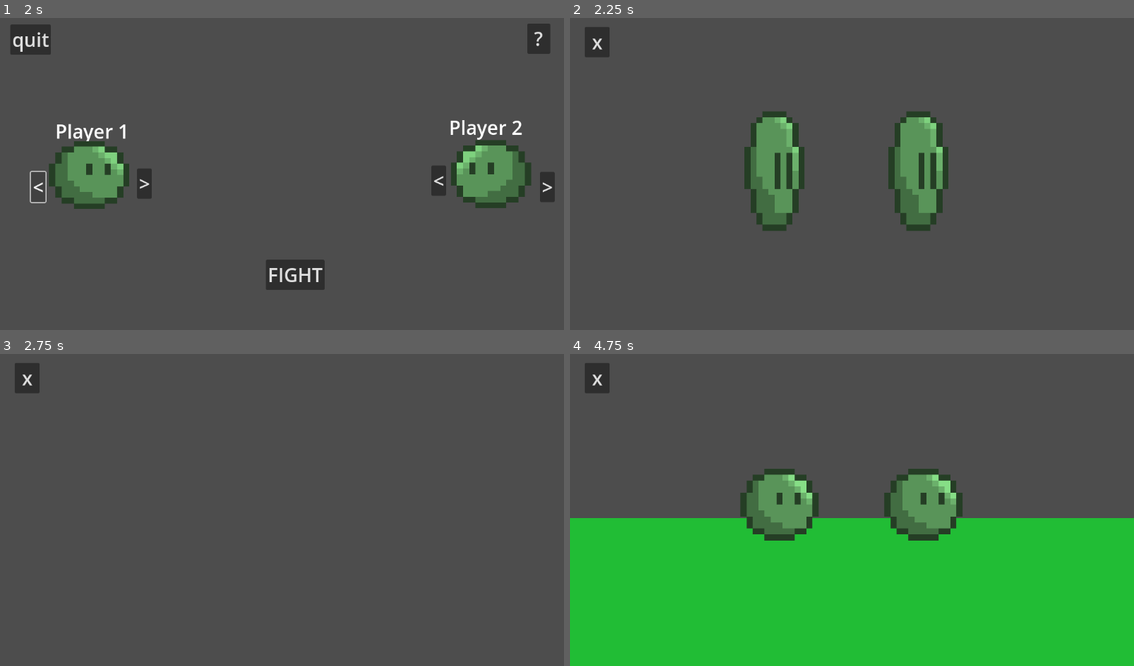
Above: before the commit, frames 1-4 (two rows, left to right).
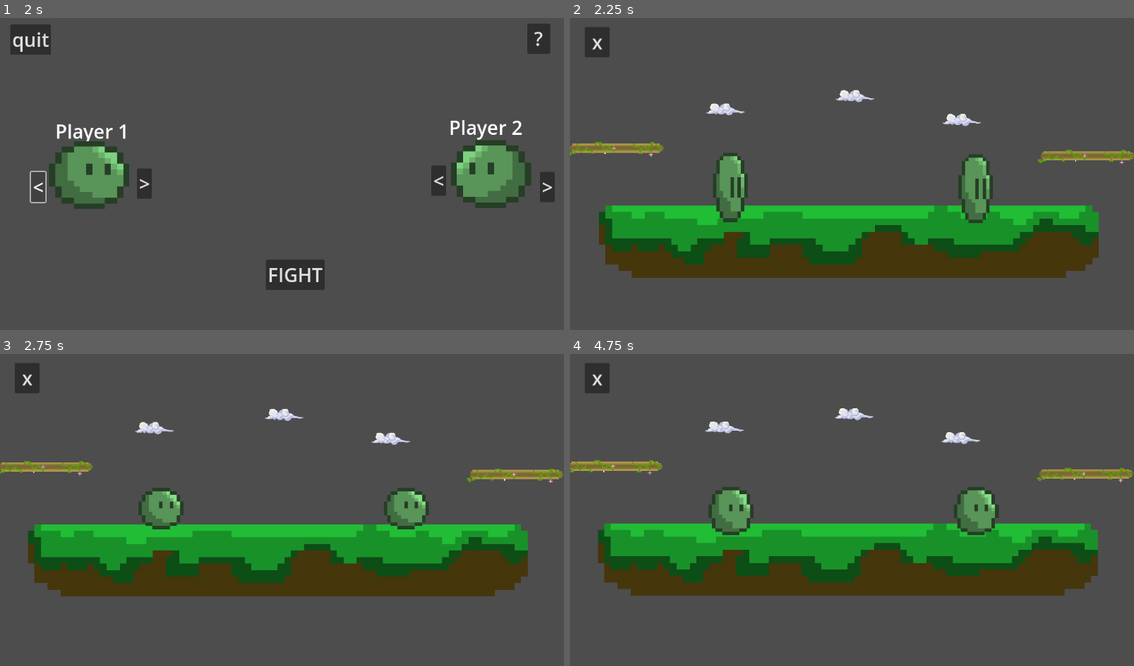
Above: after the commit, the same moments.

Repository: creepermystery/sclime
Game: Godot game, scene res://scenes/sclime.tscn
Same seed, same stepped clock (60 frames per second), same inputs: the game is played once before the commit and once after it.
Inputs:
- Up to frame 1 (2 s): click ">" at 0.5 s; click "<" at 1.25 s
- Up to frame 2 (2.25 s): click "FIGHT" at 2 s
- Up to frame 3 (2.75 s): no input
- Up to frame 4 (4.75 s): no input

Frame 1 is identical in both runs. In frame 2, 29% of the frame differs, in the area x 0-100%, y 23-84%; in frame 3, 23%; in frame 4, 52%, in the area x 0-100%, y 17-100%.

Commit message:
platforms and slime size

Diff:
--- a/scenes/game.tscn
+++ b/scenes/game.tscn
@@ -13,29 +13,29 @@
 [node name="map" type="Node2D" parent="."]
 
 [node name="HeavyPlatform" parent="map" instance=ExtResource("2_5rxeg")]
-position = Vector2(534, 869)
+position = Vector2(564, 1094)
 
 [node name="MedPlatform2" parent="map" instance=ExtResource("3_j36vb")]
-position = Vector2(1706, 427)
+position = Vector2(2379, 470)
 
 [node name="MedPlatform" parent="map" instance=ExtResource("3_j36vb")]
-position = Vector2(-548, 369)
+position = Vector2(-1200, 412)
 
 [node name="LightPlatform" parent="map" instance=ExtResource("4_84tb3")]
-position = Vector2(-87, 108)
+position = Vector2(-370, 108)
 
 [node name="LightPlatform2" parent="map" instance=ExtResource("4_84tb3")]
 position = Vector2(616, 7)
 
 [node name="LightPlatform3" parent="map" instance=ExtResource("4_84tb3")]
-position = Vector2(1261, 178)
+position = Vector2(1427, 189)
 
 [node name="Player1" parent="." instance=ExtResource("4_2cr76")]
-position = Vector2(547, 301)
+position = Vector2(-335, 693)
 player = "p1"
 
 [node name="Player2" parent="." instance=ExtResource("4_2cr76")]
-position = Vector2(589, 301)
+position = Vector2(1529, 704)
 player = "p2"
 
 [node name="Camera" type="Camera2D" parent="."]
--- a/scenes/heavy_platform.tscn
+++ b/scenes/heavy_platform.tscn
@@ -3,13 +3,13 @@
 [ext_resource type="Texture2D" uid="uid://cs2jr0c7j40kg" path="res://map/grass_platform.png" id="1_uuv7m"]
 
 [sub_resource type="RectangleShape2D" id="RectangleShape2D_6bp1g"]
-size = Vector2(2088.1, 314)
+size = Vector2(3462.98, 547)
 
 [node name="HeavyPlatform" type="Node2D"]
 
 [node name="Sprite2D" type="Sprite2D" parent="."]
 texture_filter = 1
-scale = Vector2(3, 3)
+scale = Vector2(5, 5)
 texture = ExtResource("1_uuv7m")
 
 [node name="Collider" type="StaticBody2D" parent="."]
@@ -17,6 +17,6 @@
 
 [node name="CollisionShape2D" type="CollisionShape2D" parent="Collider"]
 texture_filter = 1
-position = Vector2(-1.87439, 12)
+position = Vector2(-5.15471, 24.5)
 shape = SubResource("RectangleShape2D_6bp1g")
 one_way_collision = true
--- a/scenes/slime.tscn
+++ b/scenes/slime.tscn
@@ -239,12 +239,13 @@
 script = ExtResource("1_g2pts")
 
 [node name="slime-hitbox" type="CollisionShape2D" parent="."]
+scale = Vector2(15, 15)
 shape = SubResource("CircleShape2D_7t57o")
 
 [node name="slime-texture" type="AnimatedSprite2D" parent="."]
 unique_name_in_owner = true
 texture_filter = 1
 position = Vector2(-1, -1)
-scale = Vector2(1.75, 1.75)
+scale = Vector2(26.25, 26.25)
 sprite_frames = SubResource("SpriteFrames_b8xge")
 animation = &"slime-hit-floor"
--- a/scripts/slime_movement.gd
+++ b/scripts/slime_movement.gd
@@ -4,7 +4,8 @@
 @export var player: String
 
 @onready var texture: AnimatedSprite2D = %"slime-texture"
-const SPEED = 300.0
+
+const SPEED = 700.0
 const DASH_SPEED = 600.0
 const JUMP_VELOCITY = -1000.0
 
@@ -12,8 +13,20 @@
 
 var current_state: State = State.default
 
+@export var size: float = 50:
+	get:
+		return size
+	set(value):
+		size = clamp(value, 5, 100)
+		if texture:
+			texture.scale = Vector2.ONE * value / 100 * 52.5
+			get_node("slime-hitbox").scale = Vector2.ONE * value / 100 * 30
+
 func set_color(color: Color):
 	texture.self_modulate = color
+
+func _ready() -> void:
+	size = size
 
 func _process(delta: float) -> void:
 
